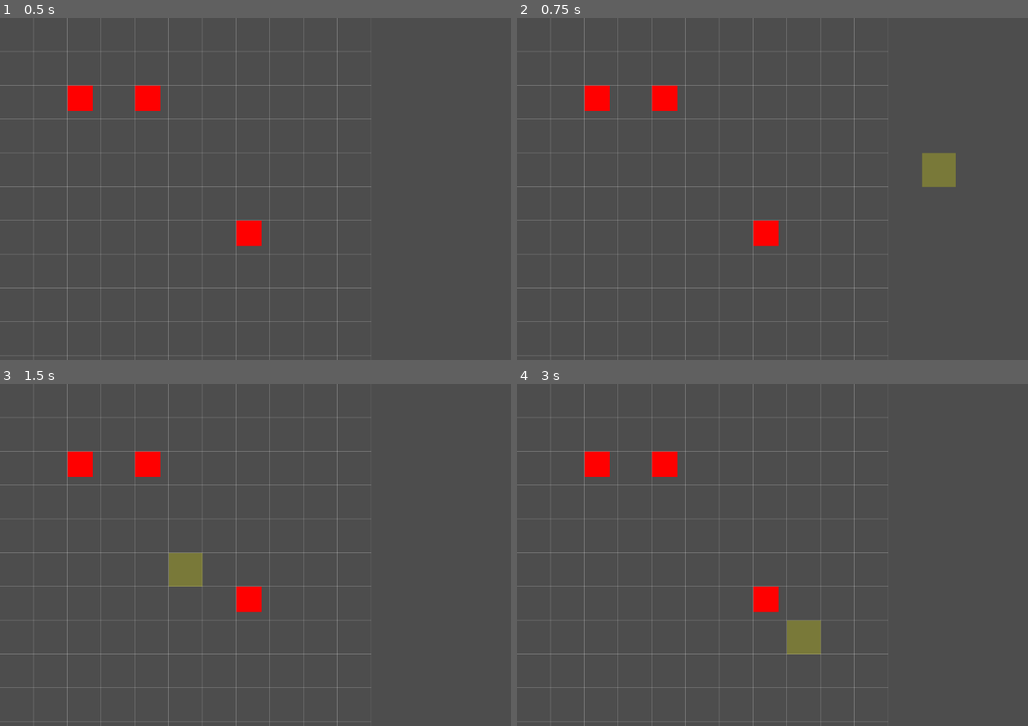
Above: before the commit, frames 1-4 (two rows, left to right).
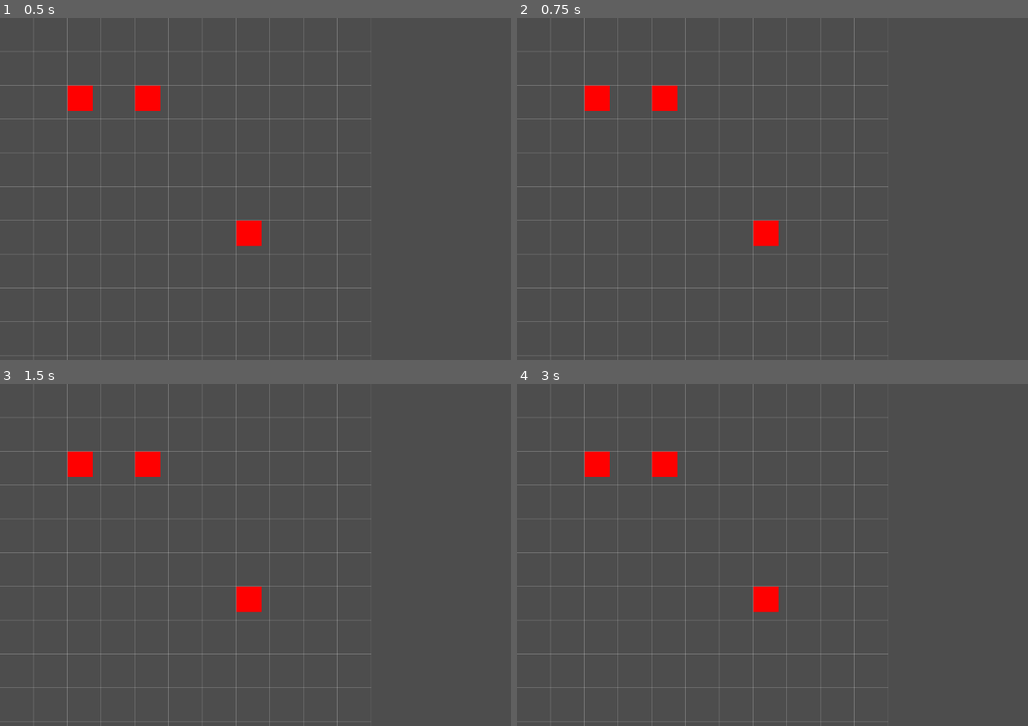
Above: after the commit, the same moments.

Repository: eric42/worldtalesfinal
Game: Godot game, scene res://main/MainScene.tscn
Two runs of this game, one before a commit and one after it. Both use one fixed random seed, a clock stepped at 60 frames per second and the inputs below.
Inputs (mouse positions are in pixels of both pictures, inside the frame that each line leads up to):
- Up to frame 1 (0.5 s): no input
- Up to frame 2 (0.75 s): tap Enter at 0.5 s; move the mouse to (956, 171) at 0.52 s; click (956, 171) at 0.67 s
- Up to frame 3 (1.5 s): tap Space at 1.25 s; move the mouse to (183, 572) at 1.27 s; hold A from 1.28 s (still down); click (183, 572) at 1.42 s
- Up to frame 4 (3 s): tap Enter at 2 s; move the mouse to (879, 479) at 2.02 s; release A at 2.03 s; click (879, 479) at 2.17 s; tap Space at 2.75 s; move the mouse to (792, 623) at 2.77 s; click (792, 623) at 2.92 s

Frame 1 is identical in both runs. In frame 2, 0.7% of the frame differs, in the area x 79-86%, y 39-50%; in frame 3, 0.6%; in frame 4, 0.7%.

Commit message:
update 26/12
Criado uma AI simples, movimento e ataque, e corrigido o problema de turnos e travamento durante as mudanças de turnos

Diff:
--- a/battle/BattleMap.gd
+++ b/battle/BattleMap.gd
@@ -22,9 +22,10 @@
 var attack_tiles: Array[Vector2i] = []
 
 func _ready():
+	set_process_unhandled_input(true)
 	print("BattleMap pronta")
+	_setup_astar()
 	queue_redraw()
-	_setup_astar()
 
 func _draw():
 	for x in range(WIDTH):
@@ -78,64 +79,106 @@
 			true
 		)
 
-func _input(event):
+func _input(event: InputEvent) -> void:
+	# Jogador só pode agir no próprio turno
 	if not is_player_turn:
 		return
 
+	# =====================================
+	# MODO ATAQUE
+	# =====================================
+	if attack_mode and event is InputEventMouseButton and event.pressed:
+		var grid: Vector2i = _mouse_to_grid(get_local_mouse_position())
+		var target: HeroUnit = _get_unit_at(grid)
+
+		if (
+			selected_unit
+			and target
+			and grid in attack_tiles
+			and target.faction != selected_unit.faction
+		):
+			# Ataque válido
+			_execute_attack(selected_unit, target)
+		else:
+			# Cancelou ataque → encerra ação (Wait implícito)
+			_finish_player_action(selected_unit)
+
+		queue_redraw()
+		return
+
+	# =====================================
+	# TECLA DE ATAQUE (A)
+	# =====================================
 	if event is InputEventKey and event.pressed and event.keycode == KEY_A:
 		if selected_unit and not selected_unit.has_acted:
 			attack_mode = true
+			reachable_tiles.clear()
 			_compute_attack_tiles(selected_unit)
 			queue_redraw()
 		return
 
-	if attack_mode and event is InputEventMouseButton and event.pressed:
-			var grid = _mouse_to_grid(event.position)
-			var target = _get_unit_at(grid)
-
-			if target and grid in attack_tiles and target.faction != selected_unit.faction:
-				_execute_attack(selected_unit, target)
-			else:
-				attack_mode = false
-				attack_tiles.clear()
-				_clear_selection()
-
-			return
-
-	if event is InputEventMouseButton and event.pressed and event.button_index == MOUSE_BUTTON_LEFT:
+	# =====================================
+	# CLIQUE ESQUERDO (SELEÇÃO / MOVIMENTO)
+	# =====================================
+	if event is InputEventMouseButton \
+	and event.pressed \
+	and event.button_index == MOUSE_BUTTON_LEFT:
+
 		var mouse_pos: Vector2 = get_local_mouse_position()
-		var grid = Vector2i(
-			int(mouse_pos.x / TILE_SIZE),
-			(mouse_pos.y / TILE_SIZE)
-		)
-
-		hovered_tile = grid
+		var grid: Vector2i = _mouse_to_grid(mouse_pos)
+
+		print("DEBUG CLICK grid:", grid)
 
 		var clicked_unit: HeroUnit = _get_unit_at(grid)
 
+		# ---------------------------------
+		# SELECIONAR UNIDADE ALIADA
+		# ---------------------------------
 		if clicked_unit and clicked_unit.faction == "ally":
 			if clicked_unit.has_acted:
 				return
 
+			print("DEBUG UNIT:", clicked_unit.grid_pos)
+
 			selected_unit = clicked_unit
+			attack_mode = false
+			attack_tiles.clear()
 			_compute_reachable_tiles(selected_unit)
-		elif selected_unit and grid in reachable_tiles:
-
-			var path = _get_path(selected_unit.grid_pos, grid, selected_unit)
+			queue_redraw()
+			return
+
+		# ---------------------------------
+		# MOVER UNIDADE SELECIONADA
+		# ---------------------------------
+		if selected_unit and grid in reachable_tiles:
+			var path: Array[Vector2i] = _get_path(
+				selected_unit.grid_pos,
+				grid,
+				selected_unit
+			)
 
 			if path.size() > 0:
-				_move_unit_along_path(selected_unit, path)
-
-			reachable_tiles.clear()
-			print("Unidade movida para:", grid)
-
-			if all_player_units_acted():
-				get_parent().end_player_turn()
-		else:
-			selected_unit = null
-			print("Seleção limpa")
-
+				var tween: Tween = _move_unit_along_path(selected_unit, path)
+				if tween:
+					await tween.finished
+
+			# Movimento encerra a ação
+			_finish_player_action(selected_unit)
+			queue_redraw()
+			return
+
+		# ---------------------------------
+		# CLIQUE INVÁLIDO → WAIT IMPLÍCITO
+		# ---------------------------------
+		if selected_unit:
+			_finish_player_action(selected_unit)
+			queue_redraw()
+			return
+
+		# Nada selecionado → apenas limpa
+		_clear_selection()
 		queue_redraw()
+
 
 func _get_unit_at(grid_pos: Vector2i) -> HeroUnit:
 	for u in units:
@@ -189,7 +232,9 @@
 	astar.update()
 
 func _update_astar_blocked(unit_to_ignore):
-	astar.update()
+	for x in range(WIDTH):
+		for y in range(HEIGHT):
+			astar.set_point_solid(Vector2i(x, y), false)
 
 	for u in units:
 		if u == unit_to_ignore:
@@ -205,32 +250,32 @@
 	var path: Array[Vector2i] = astar.get_id_path(from, to)
 	return path
 
-func _move_unit_along_path(unit, path: Array[Vector2i]):
+func _move_unit_along_path(unit: HeroUnit, path: Array[Vector2i]) -> Tween:
 	if path.size() <= 1:
-		return
-
+		return null
+
+	# remove tile inicial (posição atual)
 	path.remove_at(0)
 
 	var tween := create_tween()
 
 	for tile in path:
+		var target_pos := Vector2(tile) * TILE_SIZE
+
 		tween.tween_property(
 			unit,
 			"position",
-			Vector2(tile) * TILE_SIZE,
+			target_pos,
 			0.15
-		).set_trans(Tween.TRANS_SINE).set_ease(Tween.EASE_IN_OUT)
-
+		)
+
+		# 🔥 ATUALIZA O GRID A CADA TILE
 		tween.tween_callback(func():
 			unit.grid_pos = tile
-			)
-	tween.finished.connect(func():
-		unit.has_acted = true
-		_clear_selection()
-
-		if all_player_units_acted():
-			get_parent().end_player_turn()
-	)
+		)
+
+	return tween
+
 
 func _get_path_cost(from: Vector2i, to: Vector2i, unit) -> int:
 	var path = _get_path(from, to, unit)
@@ -275,18 +320,37 @@
 	)
 
 	defender.hp -= damage
-	print("Dano Causado:", damage, "HP restante:", defender.hp)
+	print("Atacante Causou:", damage, "HP defensor:", defender.hp)
 
 	if defender.hp <= 0:
 		_kill_unit(defender)
-
+		_end_attack(attacker)
+		return
+
+	if _is_adjacent(attacker.grid_pos, defender.grid_pos):
+		var counter_damage = CombatResolver.calculate_damage(
+			defender,
+			attacker,
+			CombatResolver.AttackType.PHYSICAL,
+			CombatResolver.Modifier.NEUTRAL,
+			CombatResolver.Modifier.NEUTRAL
+		)
+
+		attacker.hp -= counter_damage
+		print("Contra-ataque causou", counter_damage, "-> HP atacante:", attacker.hp)
+
+		if attacker.hp <= 0:
+			_kill_unit(attacker)
+			return
+
+	_end_attack(attacker)
+
+func _end_attack(attacker: HeroUnit):
 	attacker.has_acted = true
 	attack_mode = false
 	attack_tiles.clear()
 	_clear_selection()
 
-	if all_player_units_acted():
-		get_parent().end_player_turn()
 
 func _kill_unit(unit):
 	units.erase(unit)
@@ -300,3 +364,125 @@
 		int(mouse_pos.x / TILE_SIZE),
 		int(mouse_pos.y / TILE_SIZE)
 	)
+
+func _is_adjacent(a: Vector2i, b: Vector2i) -> bool:
+	return abs(a.x - b.x) + abs(a.y - b.y) == 1
+
+func _process_enemy_turn():
+	print("IA inimiga processando...")
+
+	for enemy in units:
+		if enemy.faction != "enemy":
+			continue
+		if enemy.has_acted:
+			continue
+
+		await _enemy_take_action(enemy)
+
+
+func _get_closest_ally(from: HeroUnit) -> HeroUnit:
+	var closest: HeroUnit = null
+	var best_dist: int = 999999
+
+	for u in units:
+		if u.faction != "ally":
+			continue
+
+		var dist: int = abs(u.grid_pos.x - from.grid_pos.x) + abs(u.grid_pos.y - from.grid_pos.y)
+		if dist < best_dist:
+			best_dist = dist
+			closest = u
+
+	return closest
+
+func _enemy_take_action(enemy: HeroUnit) -> void:
+	if enemy.has_acted:
+		return
+
+	var target: HeroUnit = _get_closest_ally(enemy)
+	if not target:
+		enemy.has_acted = true
+		return
+
+	if _is_adjacent(enemy.grid_pos, target.grid_pos):
+		_execute_attack(enemy, target)
+		return
+
+	var destination: Vector2i = _get_best_adjacent_tile(enemy, target)
+	if destination == Vector2i(-1, -1):
+		enemy.has_acted = true
+		return
+
+	var path: Array[Vector2i] = _get_path(enemy.grid_pos, destination, enemy)
+	if path.size() <= 1:
+		enemy.has_acted = true
+		return
+
+	var steps: int = min(enemy.move_range, path.size() - 1)
+	var final_path: Array[Vector2i] = []
+
+	for i in range(steps + 1):
+		final_path.append(path[i])
+
+	var tween: Tween = _move_unit_along_path(enemy, final_path)
+
+	if tween:
+		await tween.finished
+
+		if _is_adjacent(enemy.grid_pos, target.grid_pos) and target.is_alive():
+			_execute_attack(enemy, target)
+			return
+
+		enemy.has_acted = true
+
+func start_enemy_turn():
+	is_player_turn = false
+
+	for u in units:
+		if u.faction == "enemy":
+			u.reset_turn()
+
+	await  _process_enemy_turn()
+
+func start_player_turn():
+	is_player_turn = true
+	attack_mode = false
+	attack_tiles.clear()
+	_clear_selection()
+
+	for u in units:
+		if u.faction == "ally":
+			u.reset_turn()
+
+	queue_redraw()
+
+func _get_best_adjacent_tile(enemy: HeroUnit, target: HeroUnit) ->  Vector2i:
+	var best_tile := Vector2i(-1, -1)
+	var best_cost := INF
+
+	for d in [Vector2i.UP, Vector2i.DOWN, Vector2i.LEFT, Vector2i.RIGHT]:
+		var tile : Vector2i = target.grid_pos + d
+
+		if not _is_inside_map(tile):
+			continue
+		if _is_tile_occupied(tile):
+			continue
+
+		var cost := _get_path_cost(enemy.grid_pos, tile, enemy)
+		if cost < best_cost:
+			best_cost = cost
+			best_tile = tile
+
+	return best_tile
+
+func _finish_player_action(unit: HeroUnit) -> void:
+	if not unit:
+		return
+
+	unit.has_acted = true
+	attack_mode = false
+	attack_tiles.clear()
+	_clear_selection()
+
+	if all_player_units_acted():
+		get_parent().end_player_turn()
--- a/main/MainScene.gd
+++ b/main/MainScene.gd
@@ -20,21 +20,19 @@
 
 func _start_player_turn():
 	current_turn = Turn.PLAYER
-	map.is_player_turn = true
-
-	for u in map.units:
-		u.has_acted = false
-
+	map.start_player_turn()
 	print("Turno do PLAYER")
 
 func end_player_turn():
 	print("Fim do turno do PLAYER")
 	_start_enemy_turn()
 
+func end_enemy_turn():
+	print("Fim do turno do ENEMY")
+	_start_player_turn()
+
 func _start_enemy_turn():
 	current_turn = Turn.ENEMY
-	map.is_player_turn = false
-	print("Turno do ENEMY")
-
-	await get_tree().create_timer(1.0).timeout
-	_start_player_turn()
+	print("turno do ENEMY")
+	await map.start_enemy_turn()
+	end_enemy_turn()
